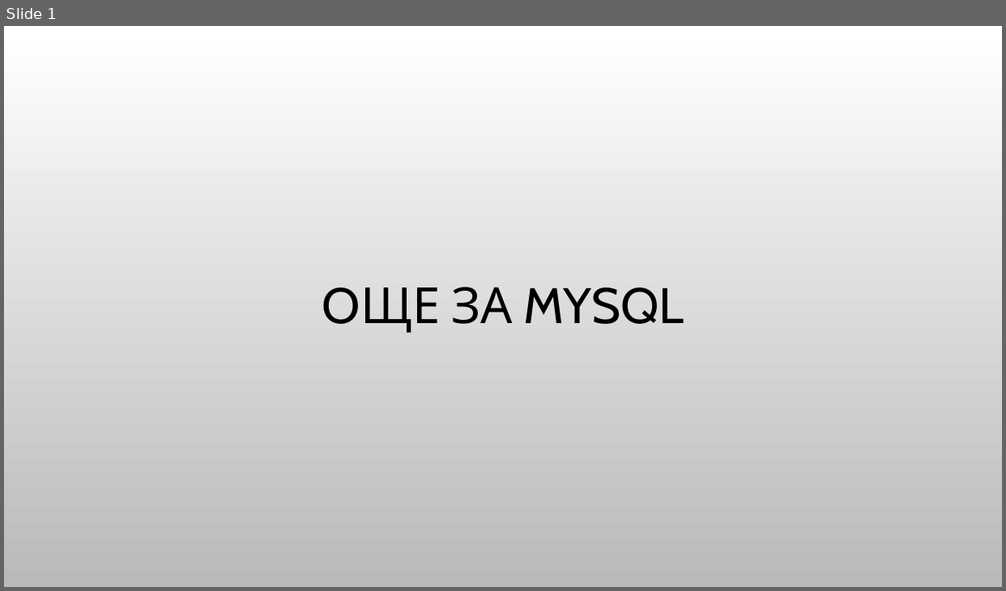
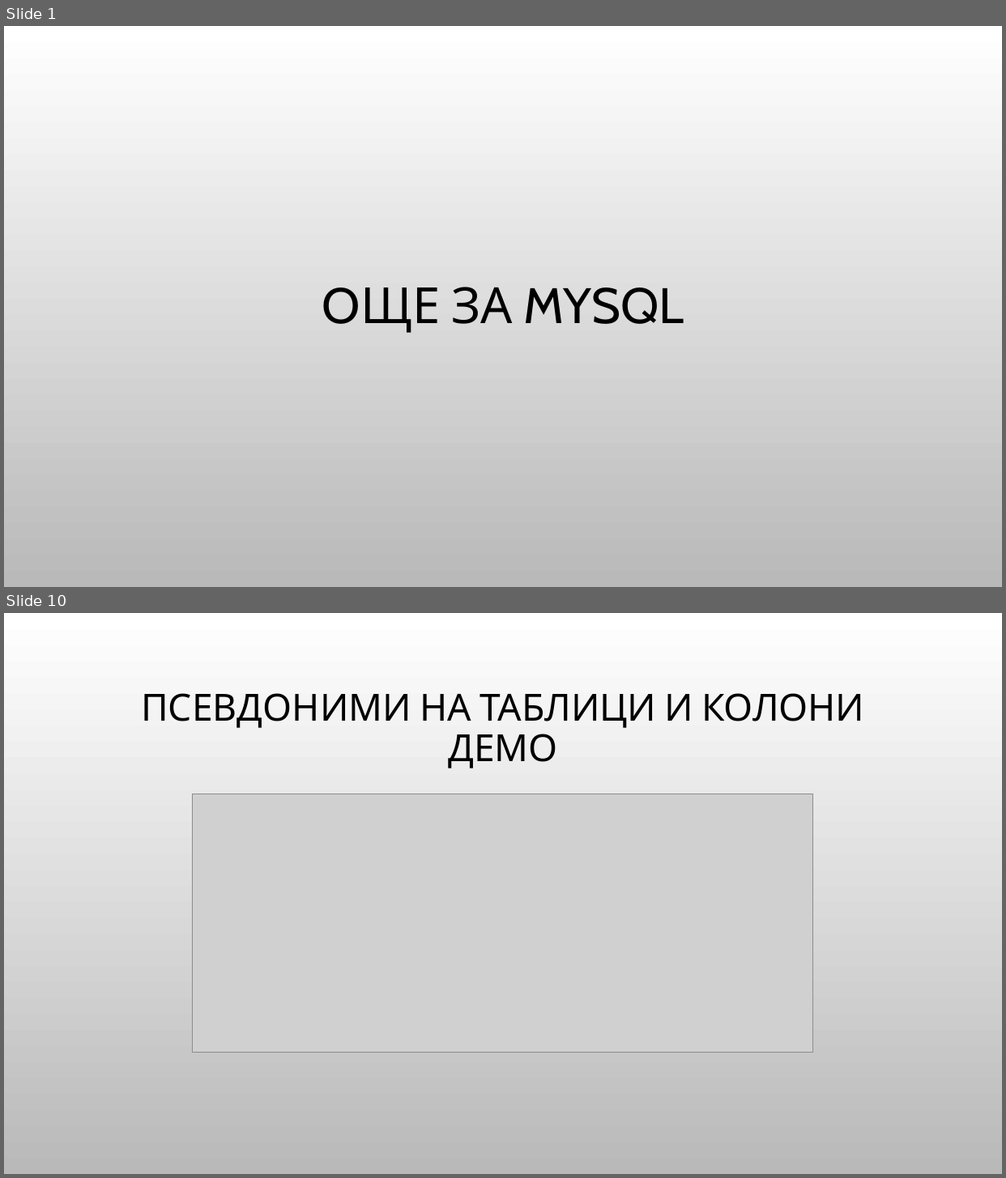
Before and after one commit to Bilyukov/php-mysql-course, a slide deck: 10.advanced-mysql.pptx. Shown one above the other, each under a label of ours: slide 1 before the commit, slides 1 and 10 after it; the slides between them are not shown. The pictures are 1006x591 and 1006x1178 pixels, drawn with LibreOffice and Linux fonts; fonts in the diff are those of the drawing; grey boxes stand for pictures; background and template pictures are left out. Boxes give left, top, right and bottom in pixels: in the first picture for what was removed or moved away, otherwise in the second. Text is boxed around its words. In the diff, an @@ line names an element or a change of style, - is before the commit and + after.

```diff
--- a/10.advanced-mysql.pptx
+++ b/10.advanced-mysql.pptx
@@ slide 10 added at box(4, 613, 1002, 1174), background picture (left out) @@
@@ title added at box(141, 693, 864, 769), 36 pt, text #000000 @@
+ПСЕВДОНИМИ НА ТАБЛИЦИ И КОЛОНИ ДЕМО
@@ picture added at box(193, 794, 813, 1053) @@
```
Also in this commit, not shown: 19 other slides added, 2 slides removed, 15 other files.
